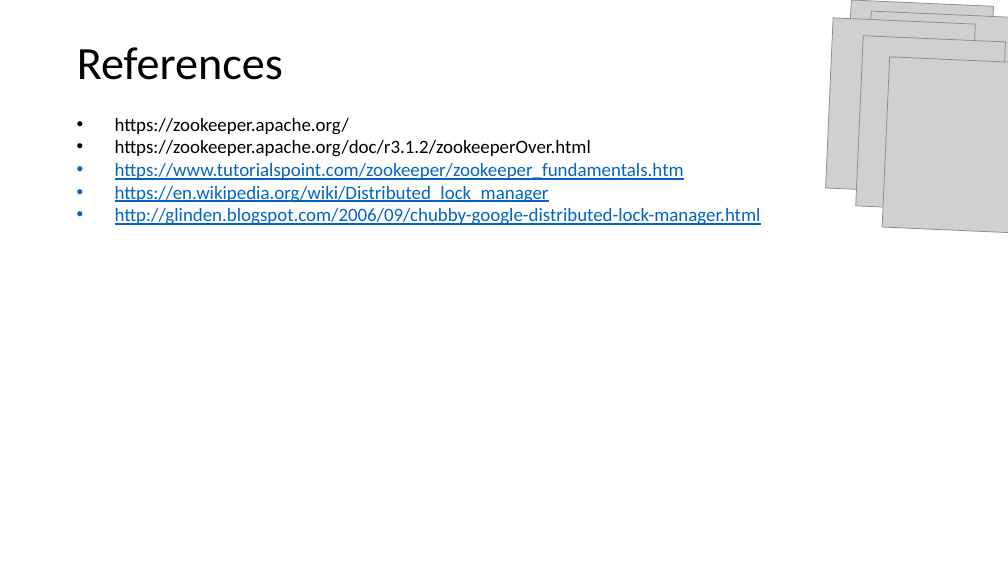
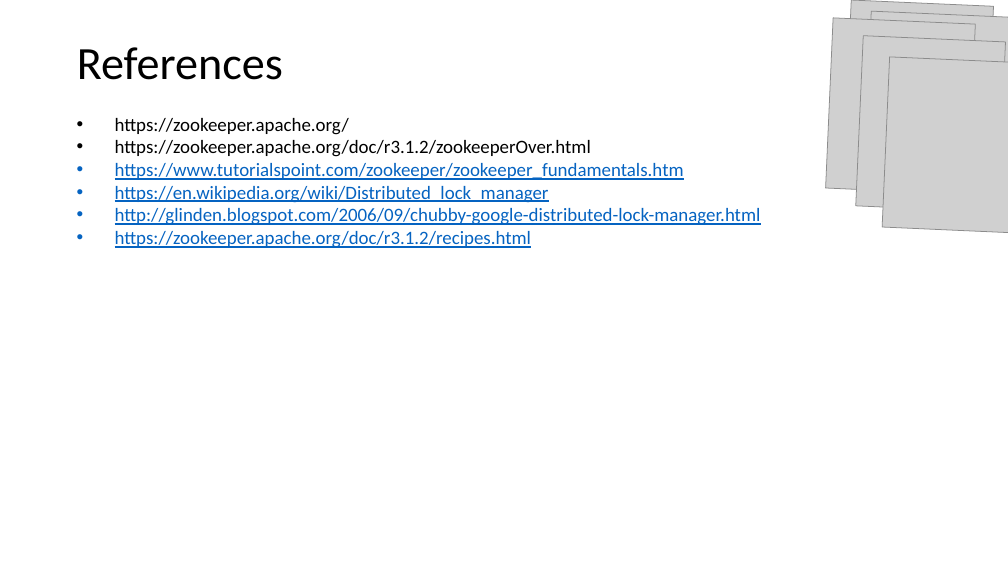
Before and after one commit to mpenarprz/RandomUtils, a slide deck: slide 17 of Short Talks/Architecure - Prototyping the parallel batch processor/Prototyping the parallel batch processing.pptx. Drawn at 1008x567 pixels with LibreOffice and Linux fonts; fonts in the diff are those of the drawing; grey boxes stand for pictures. Boxes give left, top, right and bottom in pixels: in the first picture for what was removed or moved away, otherwise in the second. Text is boxed around its words. In the diff, an @@ line names an element or a change of style, - is before the commit and + after.

```diff
--- a/Short Talks/Architecure - Prototyping the parallel batch processor/Prototyping the parallel batch processing.pptx
+++ b/Short Talks/Architecure - Prototyping the parallel batch processor/Prototyping the parallel batch processing.pptx
@@ text at bbox=[115, 231, 532, 248]: paragraph added @@
+• https://zookeeper.apache.org/doc/r3.1.2/recipes.html
```
Also in this commit, not shown: 6 other files.
